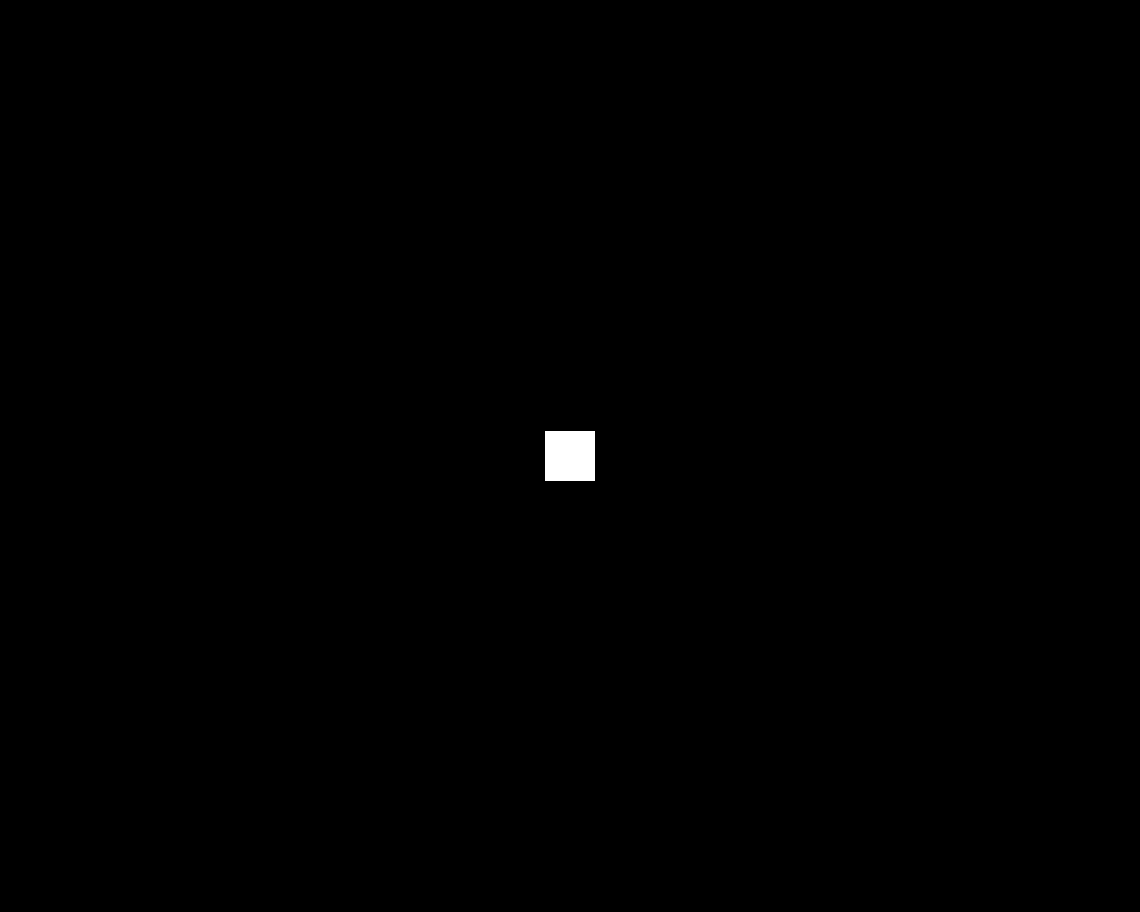
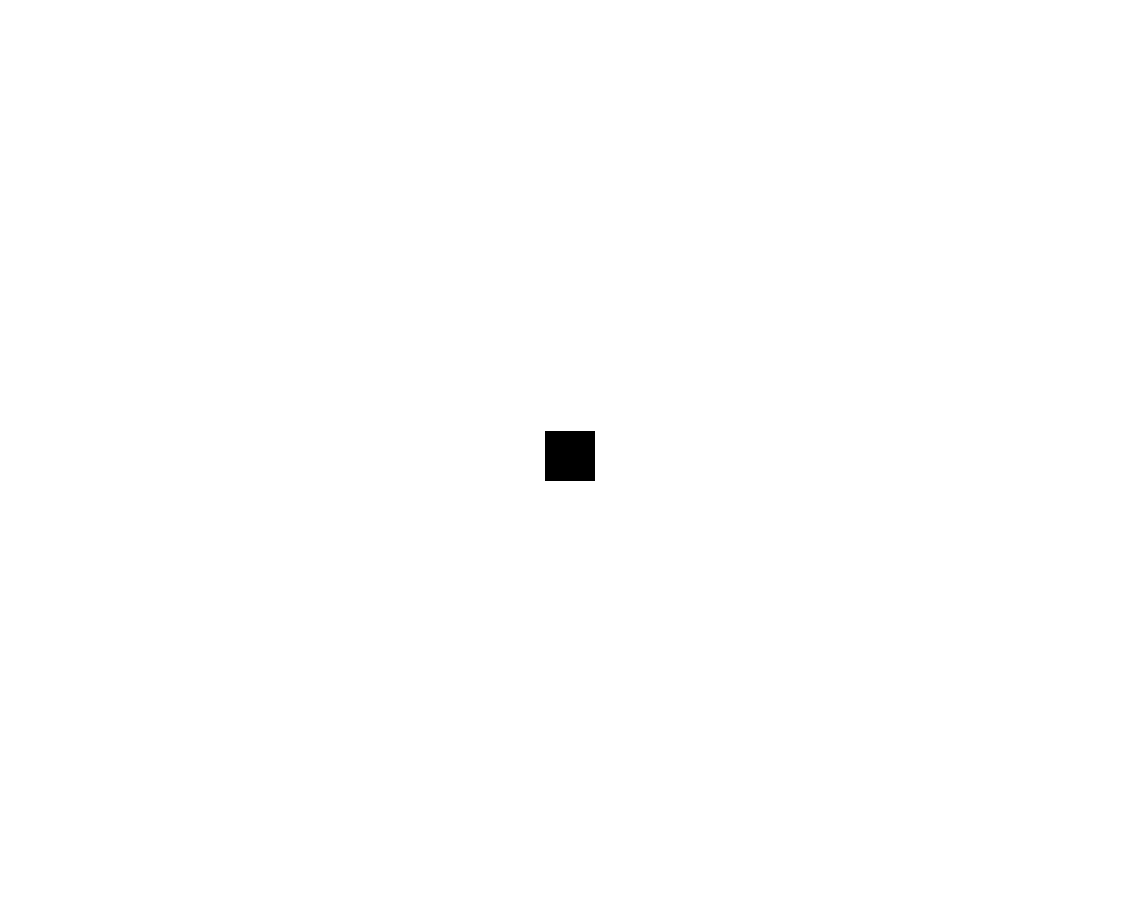
Before/after of a 1140 x 912 layered artwork. What changed in the layer stack:
painted on "Rectangle 4", masked it over [545, 431, 595, 481]
removed layer "Rectangle 1" over [0, 0, 1140, 912]
